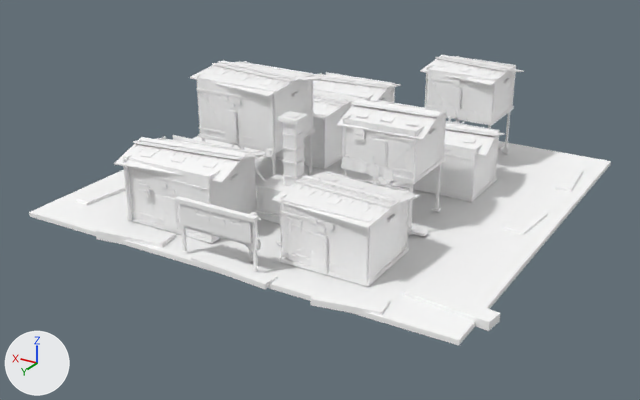
One commit to the glTF model public/assets/models/wasteland/scablands/tintown.glb: the scene before it, then after it.
The view is the same before and after, from a 50 mm lens placed at (-26.5, 46.6, 21.9), pointed at (0.1, 2.5, -0.2). The lights are fixed; the arrows at lower left show +X, +Y and +Z. The first picture is the older version. Objects named as collision shapes, trigger or cutter boxes, shadow casters or lower levels of detail are left out. Where no turn or scale is listed for an object, it has been applied to the vertices.

Names of what the first picture shows: 'forge-lamp-1-cage', 'forge-lamp-3-cage', 'tintown-surface-ash-and-crushed-slag', 'tintown-surface-notice-board-paper', 'tintown-surface-oxide-scale', 'tintown-surface-patched-washing-cloth', 'tintown-surface-pitted-galvanized-and-rusted-steel', 'tintown-surface-salvaged-grey-timber', 'tintown-surface-soot-black-iron', 'tintown-surface-windblown-drift-sand'.
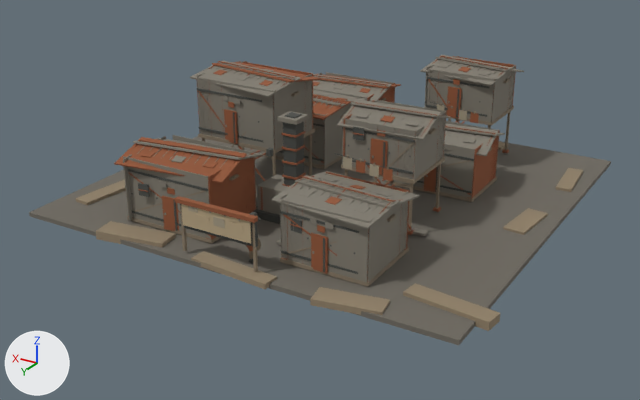
Patch to the scene script:
```diff
--- a/public/assets/models/wasteland/scablands/tintown.glb.py
+++ b/public/assets/models/wasteland/scablands/tintown.glb.py
@@ mat_tin_town___soot_black_iron @@
 mat_tin_town___soot_black_iron = principled_material('Tin Town • soot black iron')
-mat_tin_town___soot_black_iron.base_color = (1.0, 1.0, 1.0)  # white #ffffff
+mat_tin_town___soot_black_iron.base_color = (0.075, 0.078, 0.07)  # dark grey #4d4f4b
 mat_tin_town___soot_black_iron.metallic = 0.72
@@ mat_tin_town___ash_and_crushed_slag @@
 mat_tin_town___ash_and_crushed_slag = principled_material('Tin Town • ash and crushed slag')
-mat_tin_town___ash_and_crushed_slag.base_color = (1.0, 1.0, 1.0)  # white #ffffff
+mat_tin_town___ash_and_crushed_slag.base_color = (0.16, 0.145, 0.12)  # grey #6f6a61
 mat_tin_town___ash_and_crushed_slag.roughness = 1.0
@@ mat_tin_town___notice_board_paper @@
 mat_tin_town___notice_board_paper = principled_material('Tin Town • notice board paper')
-mat_tin_town___notice_board_paper.base_color = (1.0, 1.0, 1.0)  # white #ffffff
+mat_tin_town___notice_board_paper.base_color = (0.46, 0.36, 0.22)  # beige #b5a281
 mat_tin_town___notice_board_paper.roughness = 0.98
@@ mat_tin_town___oxide_scale @@
 mat_tin_town___oxide_scale = principled_material('Tin Town • oxide scale')
-mat_tin_town___oxide_scale.base_color = (1.0, 1.0, 1.0)  # white #ffffff
+mat_tin_town___oxide_scale.base_color = (0.31, 0.105, 0.045)  # brown #975b3c
 mat_tin_town___oxide_scale.metallic = 0.22
@@ mat_tin_town___patched_washing_cloth @@
 mat_tin_town___patched_washing_cloth = principled_material('Tin Town • patched washing cloth')
-mat_tin_town___patched_washing_cloth.base_color = (1.0, 1.0, 1.0)  # white #ffffff
+mat_tin_town___patched_washing_cloth.base_color = (0.36, 0.31, 0.22)  # beige #a29781
 mat_tin_town___patched_washing_cloth.roughness = 0.99
@@ mat_tin_town___pitted_galvanized_and_rusted_steel @@
 mat_tin_town___pitted_galvanized_and_rusted_steel = principled_material('Tin Town • pitted galvanized and rusted steel')
-mat_tin_town___pitted_galvanized_and_rusted_steel.base_color = (1.0, 1.0, 1.0)  # white #ffffff
+mat_tin_town___pitted_galvanized_and_rusted_steel.base_color = (0.24, 0.22, 0.18)  # grey #868176
 mat_tin_town___pitted_galvanized_and_rusted_steel.metallic = 0.6
@@ mat_tin_town___salvaged_grey_timber @@
 mat_tin_town___salvaged_grey_timber = principled_material('Tin Town • salvaged grey timber')
-mat_tin_town___salvaged_grey_timber.base_color = (1.0, 1.0, 1.0)  # white #ffffff
+mat_tin_town___salvaged_grey_timber.base_color = (0.24, 0.19, 0.13)  # brown #867965
 mat_tin_town___salvaged_grey_timber.roughness = 0.98
@@ mat_tin_town___windblown_drift_sand @@
 mat_tin_town___windblown_drift_sand = principled_material('Tin Town • windblown drift sand')
-mat_tin_town___windblown_drift_sand.base_color = (1.0, 1.0, 1.0)  # white #ffffff
+mat_tin_town___windblown_drift_sand.base_color = (0.29, 0.225, 0.145)  # brown #93826a
 mat_tin_town___windblown_drift_sand.roughness = 0.99
```

Where the change shows, as pixel boxes [x1, y1, x2, y2] in the pictures (640 x 400 px):
'tintown-surface-pitted-galvanized-and-rusted-steel', recoloured (white to grey): [123, 55, 524, 282] in both
'tintown-surface-ash-and-crushed-slag', recoloured (white to grey): [29, 136, 611, 345] in both
'tintown-surface-oxide-scale', recoloured: [114, 56, 516, 282] in both
'tintown-surface-windblown-drift-sand', recoloured: [76, 142, 583, 331] in both
'tintown-surface-soot-black-iron', recoloured: [128, 77, 494, 276] in both
'tintown-surface-salvaged-grey-timber', recoloured: [127, 78, 514, 287] in both
'tintown-surface-notice-board-paper', recoloured (white to beige): [181, 204, 251, 244] in both
'tintown-surface-patched-washing-cloth', recoloured: [188, 104, 467, 228] in both
'forge-lamp-3-cage', recoloured: [266, 148, 273, 157] in both
'forge-lamp-1-cage', recoloured: [250, 212, 257, 216] in both
